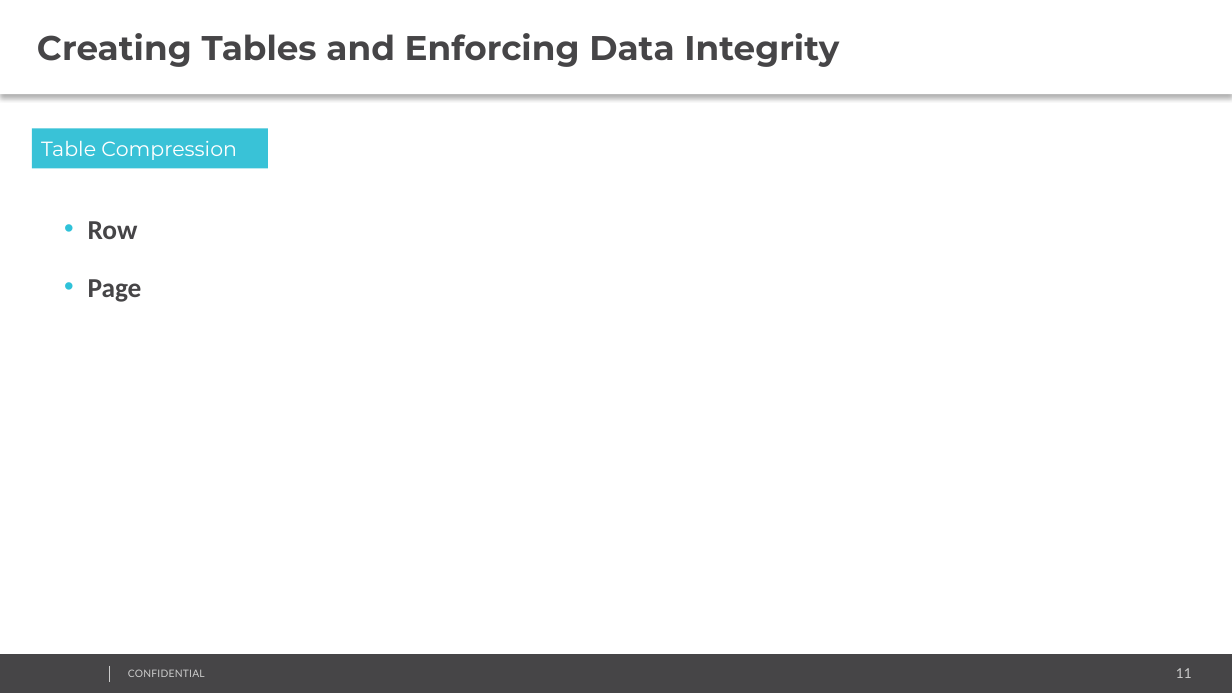
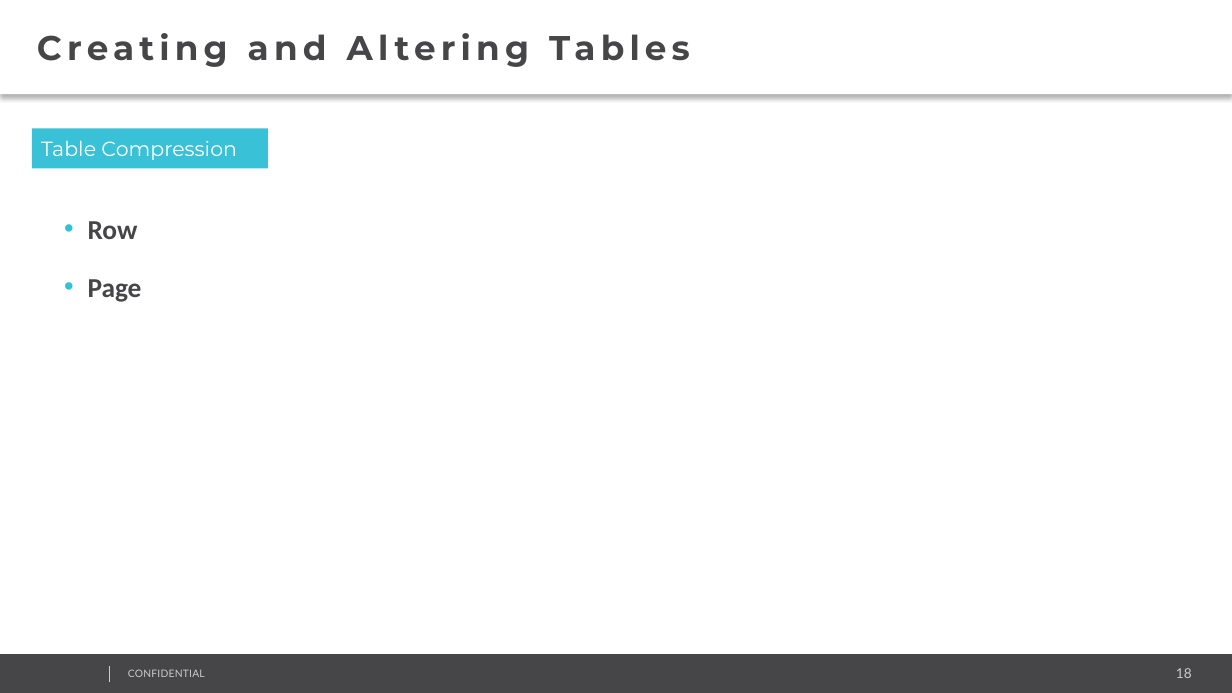
Before and after one commit to AndreyQC/MSBI.Lab, a slide deck: slide 18 of MSBI.Lecture.05/MSBI.Dev.S19E05.pptx (slide 11 before the commit). Drawn at 1232x693 pixels with LibreOffice and Linux fonts; fonts in the diff are those of the drawing; background and template pictures are left out. Boxes give left, top, right and bottom in pixels: in the first picture for what was removed or moved away, otherwise in the second. Text is boxed around its words. In the diff, an @@ line names an element or a change of style, - is before the commit and + after.

```diff
--- a/MSBI.Lecture.05/MSBI.Dev.S19E05.pptx
+++ b/MSBI.Lecture.05/MSBI.Dev.S19E05.pptx
@@ text at [37,33,690,67]: text changed @@
-Creating Tables and Enforcing Data Integrity
+Creating and Altering Tables
@@ page number at [1176,668,1192,678]: text changed @@
-11
+18
```
Also in this commit, not shown: 15 other slides changed, 16 slides added, 6 slides removed, 3 other files.
